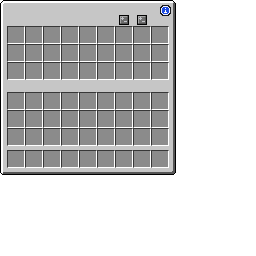
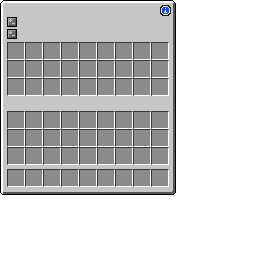
The second 256 x 256 image is a revision of the first. Changes to its layers:
painted on "Mockup" over [7, 16, 169, 96]
painted on "Icons" over [7, 15, 147, 39]
painted on "Slots" over [7, 92, 169, 187]
painted on "Background" over [0, 171, 176, 195]
